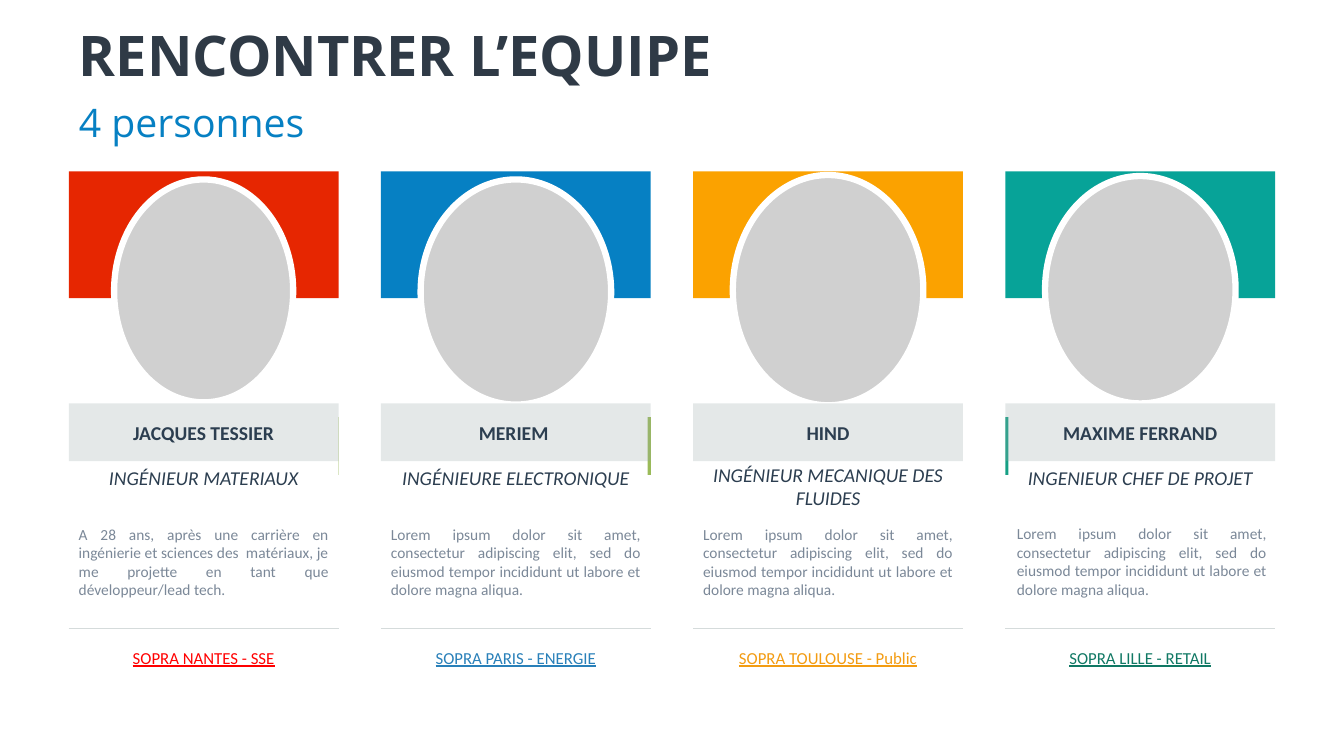
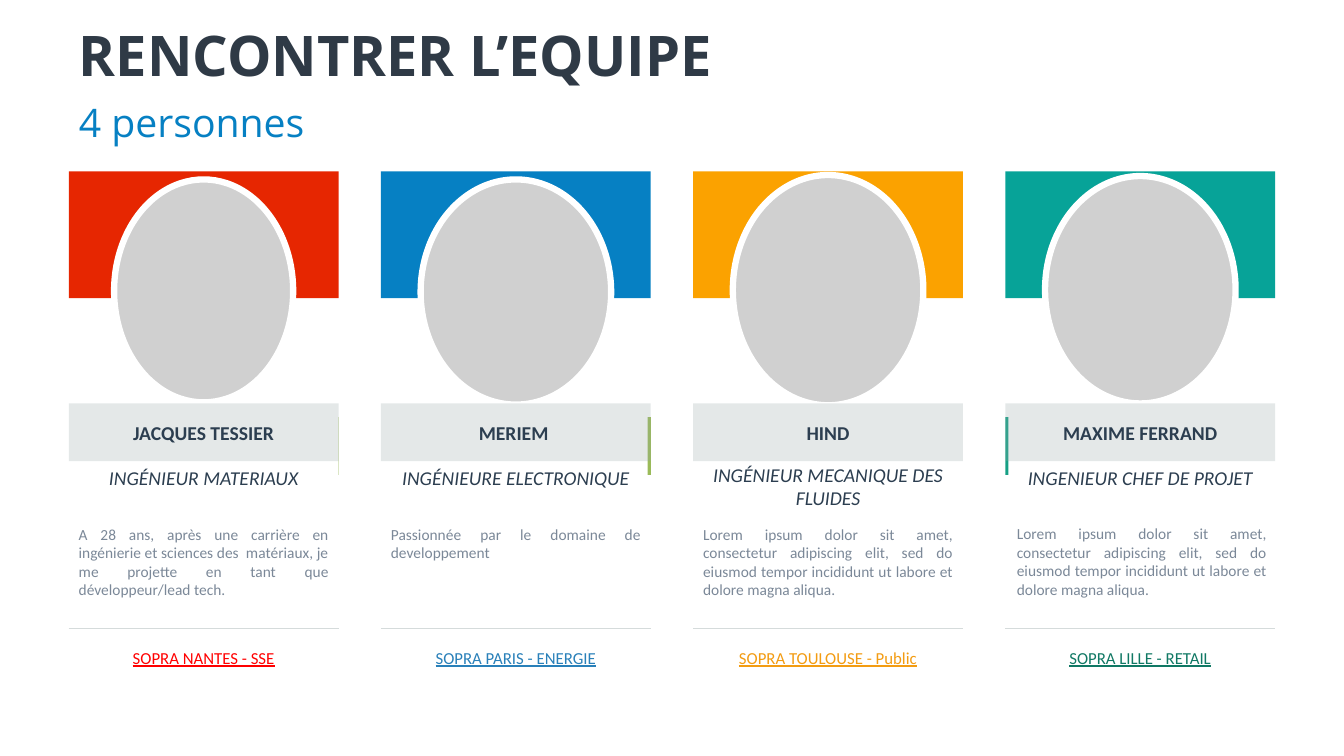
Before and after one commit to MaximeFerrand/E-Shop, a slide deck: slide 3 of PPT/Présentation1.pptx. Drawn at 1344x756 pixels with LibreOffice and Linux fonts; fonts in the diff are those of the drawing; grey boxes stand for pictures. Boxes give left, top, right and bottom in pixels: in the first picture for what was removed or moved away, otherwise in the second. Text is boxed around its words. In the diff, an @@ line names an element or a change of style, - is before the commit and + after.

```diff
--- a/PPT/Présentation1.pptx
+++ b/PPT/Présentation1.pptx
@@ text at [391,529,641,543]: text changed @@
-Lorem ipsum dolor sit amet, consectetur adipiscing elit, sed do eiusmod tempor incididunt ut labore et dolore magna aliqua.
+Passionnée par le domaine de developpement
```
Also in this commit, not shown: 3 other files.
